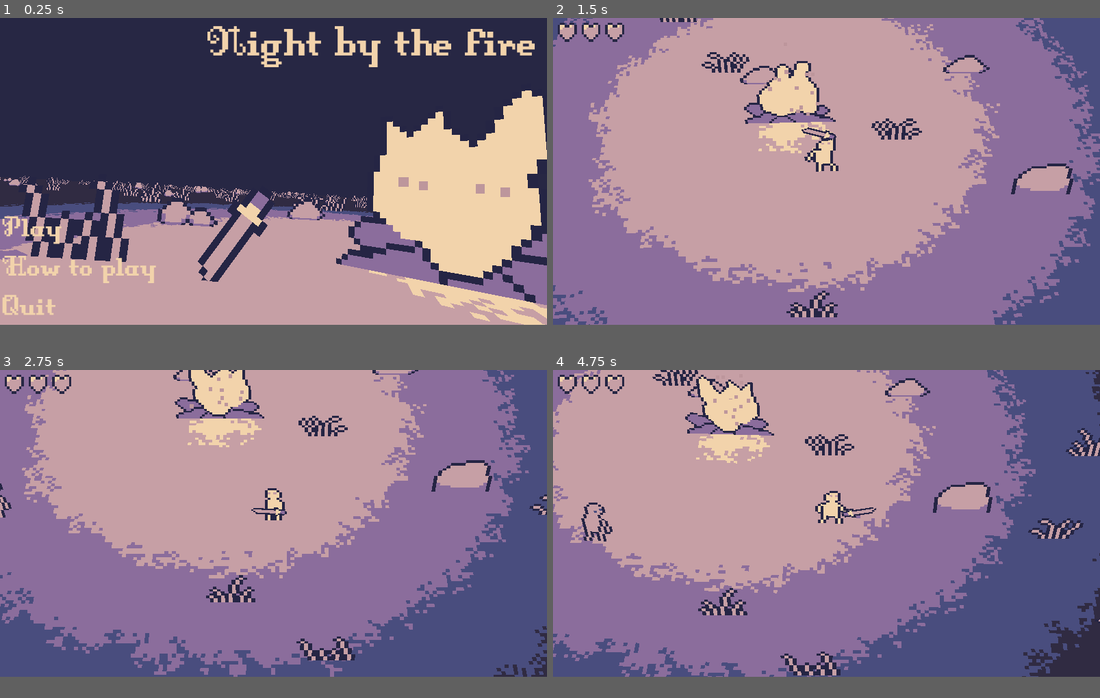
Above: before the commit, frames 1-4 (two rows, left to right).
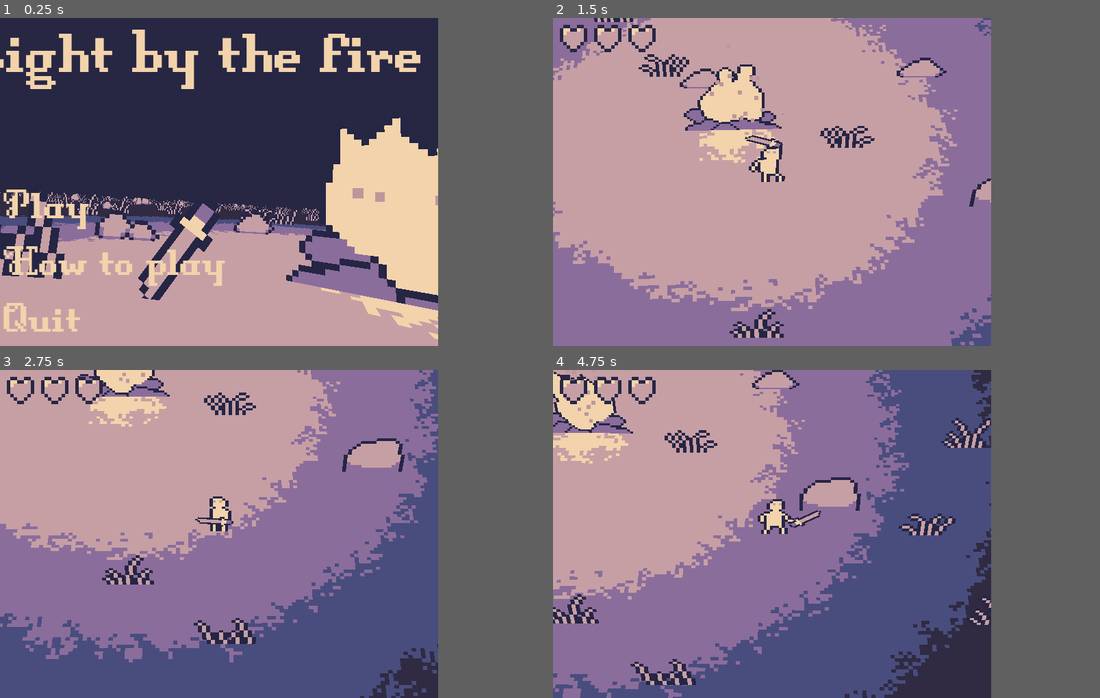
Above: after the commit, the same moments.

Repository: nefrace/night-by-the-fire
Game: Godot game, scene res://Scenes/Menu.tscn
Same seed, same stepped clock (60 frames per second), same inputs: the game is played once before the commit and once after it.
Inputs (mouse positions are in pixels of both pictures, inside the frame that each line leads up to):
- Up to frame 1 (0.25 s): no input
- Up to frame 2 (1.5 s): click "Play" at 0.5 s; move the mouse to (946, 155) at 1.27 s; hold D (move_right) from 1.28 s (still down); right-click (946, 155) at 1.35 s
- Up to frame 3 (2.75 s): click (393, 507) at 1.55 s; move the mouse to (164, 537) at 2.02 s; release D (move_right) at 2.03 s; hold S (move_down) from 2.03 s (still down); click (164, 537) at 2.1 s; right-click (164, 537) at 2.3 s
- Up to frame 4 (4.75 s): move the mouse to (881, 455) at 2.77 s; release S (move_down) at 2.78 s; hold D (move_right) 2.78-3.53 s; right-click (881, 455) at 2.85 s; click (881, 455) at 3.05 s; move the mouse to (799, 583) at 3.52 s; hold W (move_up) 3.53-4.28 s; click (799, 583) at 3.6 s; right-click (799, 583) at 3.8 s; move the mouse to (990, 570) at 4.27 s; hold A (move_left) from 4.28 s (still down); right-click (990, 570) at 4.35 s; click (990, 570) at 4.55 s
The window is 799x449 before the commit and 640x480 after it. Grey fills any space a smaller window leaves; there, only what the larger window draws over its background counts as a difference.

The runs differ from the first frame. In frame 1, 31% of the frame differs, in the area x 0-100%, y 0-98%; in frame 2, 33%; in frame 3, 42%; in frame 4, 53%, in the area x 0-100%, y 0-100%.

Commit message:
Added hitboxes for better hits

Diff:
--- a/Entities/Enemies/Demon/Demon.gd
+++ b/Entities/Enemies/Demon/Demon.gd
@@ -44,9 +44,9 @@
 	var diff := plr.global_position - global_position
 	$Sprite3D.flip_h = diff.x < 0
 
-	if !is_stunned:
-		velocity.x = move_toward(velocity.x, 0, 2 * delta)
-		velocity.z = move_toward(velocity.z, 0, 2 * delta)
+	if is_on_floor():
+		velocity.x = move_toward(velocity.x, 0, 5.0 * delta)
+		velocity.z = move_toward(velocity.z, 0, 5.0 * delta)
 	set_collision_layer_value(2, !is_teleporting)
 	super._physics_process(delta)
 
--- a/Entities/Enemies/Demon/Demon.tscn
+++ b/Entities/Enemies/Demon/Demon.tscn
@@ -6,7 +6,7 @@
 
 [sub_resource type="CylinderShape3D" id="CylinderShape3D_5lx7f"]
 height = 0.699853
-radius = 0.161894
+radius = 0.173475
 
 [sub_resource type="Animation" id="Animation_xlc0e"]
 length = 0.001
@@ -222,7 +222,9 @@
 transitions = ["Start", "idle", SubResource("AnimationNodeStateMachineTransition_mlqp7"), "idle", "teleport_out", SubRe …(374 unchanged characters)…
 graph_offset = Vector2(198, -41)
 
-[sub_resource type="AnimationNodeStateMachinePlayback" id="AnimationNodeStateMachinePlayback_cj0j5"]
+[sub_resource type="CylinderShape3D" id="CylinderShape3D_n3q1k"]
+height = 0.801
+radius = 0.31
 
 [node name="Enemy" type="CharacterBody3D" groups=["demon", "enemy"]]
 collision_layer = 3
@@ -251,7 +253,16 @@
 [node name="AnimationTree" type="AnimationTree" parent="."]
 tree_root = SubResource("AnimationNodeStateMachine_nnckl")
 anim_player = NodePath("../AnimationPlayer")
-parameters/playback = SubResource("AnimationNodeStateMachinePlayback_cj0j5")
 
 [node name="AttackSound" type="AudioStreamPlayer" parent="."]
 stream = ExtResource("3_rsohf")
+
+[node name="HitArea" type="Area3D" parent="."]
+collision_layer = 16
+collision_mask = 16
+input_ray_pickable = false
+monitoring = false
+
+[node name="CollisionShape3D" type="CollisionShape3D" parent="HitArea"]
+transform = Transform3D(1, 0, 0, 0, 1, 0, 0, 0, 1, 0, 0.379158, 0)
+shape = SubResource("CylinderShape3D_n3q1k")
--- a/Entities/Enemies/Zombie/Zombie.tscn
+++ b/Entities/Enemies/Zombie/Zombie.tscn
@@ -6,7 +6,7 @@
 
 [sub_resource type="CylinderShape3D" id="CylinderShape3D_5lx7f"]
 height = 0.699853
-radius = 0.161894
+radius = 0.129681
 
 [sub_resource type="Animation" id="Animation_xlc0e"]
 length = 0.001
@@ -122,7 +122,9 @@
 states/run/position = Vector2(481, 48)
 transitions = ["Start", "run", SubResource("AnimationNodeStateMachineTransition_yof6h"), "run", "attack", SubResource("AnimationNodeStateMachineTransition_4lmt5"), "attack", "run", SubResource("AnimationNodeStateMachineTransition_b2q2x")]
 
-[sub_resource type="AnimationNodeStateMachinePlayback" id="AnimationNodeStateMachinePlayback_cj0j5"]
+[sub_resource type="CylinderShape3D" id="CylinderShape3D_0jrul"]
+height = 0.801
+radius = 0.31
 
 [node name="Enemy" type="CharacterBody3D" groups=["enemy", "zombie"]]
 collision_layer = 3
@@ -151,7 +153,16 @@
 [node name="AnimationTree" type="AnimationTree" parent="."]
 tree_root = SubResource("AnimationNodeStateMachine_nnckl")
 anim_player = NodePath("../AnimationPlayer")
-parameters/playback = SubResource("AnimationNodeStateMachinePlayback_cj0j5")
 
 [node name="HitSound" type="AudioStreamPlayer" parent="."]
 stream = ExtResource("3_pka8i")
+
+[node name="HitArea" type="Area3D" parent="."]
+collision_layer = 16
+collision_mask = 16
+input_ray_pickable = false
+monitoring = false
+
+[node name="CollisionShape3D" type="CollisionShape3D" parent="HitArea"]
+transform = Transform3D(1, 0, 0, 0, 1, 0, 0, 0, 1, 0, 0.379158, 0)
+shape = SubResource("CylinderShape3D_0jrul")
--- a/Entities/Environment/Campfire/campfire.tscn
+++ b/Entities/Environment/Campfire/campfire.tscn
@@ -2,7 +2,7 @@
 
 [ext_resource type="Texture2D" uid="uid://dhusxv1l3d7aa" path="res://Entities/Environment/Campfire/campfire.png" id="1_2tevx"]
 [ext_resource type="Script" path="res://Entities/Environment/Campfire/campfire.gd" id="1_t81b8"]
-[ext_resource type="Texture2D" uid="uid://chi17u642m4co" path="res://gfx/grad-light.png" id="2_wvyxw"]
+[ext_resource type="Texture2D" uid="uid://chi17u642m4co" path="res://Entities/Environment/Campfire/grad-light.png" id="3_ra6nb"]
 
 [sub_resource type="Animation" id="Animation_u75wt"]
 resource_name = "Fire"
@@ -129,7 +129,7 @@
 double_sided = false
 alpha_cut = 1
 texture_filter = 0
-texture = ExtResource("2_wvyxw")
+texture = ExtResource("3_ra6nb")
 hframes = 3
 frame = 1
 
--- a/Entities/Player/Player.gd
+++ b/Entities/Player/Player.gd
@@ -16,6 +16,7 @@
 
 var gravity = ProjectSettings.get_setting("physics/3d/default_gravity")
 var mouse_direction: Vector3
+var attack_direction: Vector3
 var shoot_timer: float = 0
 var revive_cooldown: float = 0
 var swing_ready: bool = true
@@ -27,11 +28,15 @@
 func update_attack(_delta):
 	if health <= 0:
 		return
+	if is_attacking:
+		return false
 	var pbk : AnimationNodeStateMachinePlayback = animtree.get("parameters/playback")
 	if Input.is_action_just_pressed("attack_low"):
 		pbk.travel("attack-h")
+		attack_direction = mouse_direction
 	if Input.is_action_just_pressed("attack_high") && swing_ready:
 		pbk.travel("attack-v")
+		attack_direction = mouse_direction
 		swing_ready = false
 		await get_tree().create_timer(2).timeout
 		swing_ready = true
@@ -59,7 +64,10 @@
 		velocity.z = move_toward(velocity.z, 0, 10 * delta)
 		animtree.set("parameters/conditions/is_idle", true)
 		animtree.set("parameters/conditions/is_running", false)
-	$Sprite3D.scale.x = -1 if mouse_direction.x < 0 else 1
+	var dir = mouse_direction
+	if is_attacking:
+		dir = attack_direction
+	$Sprite3D.scale.x = -1 if dir.x < 0 else 1
 	$Sprite3D/WeaponPoint.visible = health > 0
 	move_and_slide()
 
@@ -71,20 +79,22 @@
 func attack(damage: int, distance: float, penetration: int, effect_scene: PackedScene):
 	var s: Node3D = effect_scene.instantiate()
 	add_child(s)
-	s.rotation.y = -mouse_direction.signed_angle_to(Vector3.FORWARD, Vector3.UP)+PI/2
+	s.rotation.y = -attack_direction.signed_angle_to(Vector3.FORWARD, Vector3.UP)+PI/2
 	var space_state := get_world_3d().direct_space_state
-	var query := PhysicsRayQueryParameters3D.create(global_position, global_position + mouse_direction*distance, 2)
+	var query := PhysicsRayQueryParameters3D.create(global_position, global_position + attack_direction*distance, 16)
+	query.collide_with_areas = true
+	query.collide_with_bodies = false
 	query.exclude = []
 	var excludes = []
 	var didHit = false
 	for i in range(penetration):
 		var result := space_state.intersect_ray(query)
 		if result:
-			var e := result["collider"] as BasicEnemy
+			var e := result["collider"].get_parent() as BasicEnemy
 			if e != null:
 				didHit = true
 				e.take_damage(damage)
-				excludes.push_back(e.get_rid())
+				excludes.push_back(result["collider"].get_rid())
 				query.exclude = excludes
 	if didHit:
 		$HitSound.play()
--- a/Entities/Player/player.tscn
+++ b/Entities/Player/player.tscn
@@ -11,6 +11,45 @@
 [ext_resource type="AudioStream" uid="uid://d0x5fndx0xnh0" path="res://audio/swing_ready.wav" id="8_b0hwo"]
 [ext_resource type="AudioStream" uid="uid://cx76sfugtvkub" path="res://audio/gameover.wav" id="10_6w6cl"]
 
+[sub_resource type="Animation" id="Animation_ww3x3"]
+length = 0.001
+tracks/0/type = "value"
+tracks/0/imported = false
+tracks/0/enabled = true
+tracks/0/path = NodePath(".:scale")
+tracks/0/interp = 1
+tracks/0/loop_wrap = true
+tracks/0/keys = {
+"times": PackedFloat32Array(0),
+"transitions": PackedFloat32Array(1),
+"update": 0,
+"values": [Vector3(0, 0, 0)]
+}
+tracks/1/type = "value"
+tracks/1/imported = false
+tracks/1/enabled = true
+tracks/1/path = NodePath(".:rotation")
+tracks/1/interp = 1
+tracks/1/loop_wrap = true
+tracks/1/keys = {
+"times": PackedFloat32Array(0),
+"transitions": PackedFloat32Array(1),
+"update": 0,
+"values": [Vector3(0, 0, 0.42867)]
+}
+tracks/2/type = "value"
+tracks/2/imported = false
+tracks/2/enabled = true
+tracks/2/path = NodePath("SwingReady:playing")
+tracks/2/interp = 1
+tracks/2/loop_wrap = true
+tracks/2/keys = {
+"times": PackedFloat32Array(0),
+"transitions": PackedFloat32Array(1),
+"update": 1,
+"values": [false]
+}
+
 [sub_resource type="Animation" id="Animation_4akv5"]
 resource_name = "start"
 tracks/0/type = "value"
@@ -48,45 +87,6 @@
 "transitions": PackedFloat32Array(1),
 "update": 1,
 "values": [true]
-}
-
-[sub_resource type="Animation" id="Animation_ww3x3"]
-length = 0.001
-tracks/0/type = "value"
-tracks/0/imported = false
-tracks/0/enabled = true
-tracks/0/path = NodePath(".:scale")
-tracks/0/interp = 1
-tracks/0/loop_wrap = true
-tracks/0/keys = {
-"times": PackedFloat32Array(0),
-"transitions": PackedFloat32Array(1),
-"update": 0,
-"values": [Vector3(0, 0, 0)]
-}
-tracks/1/type = "value"
-tracks/1/imported = false
-tracks/1/enabled = true
-tracks/1/path = NodePath(".:rotation")
-tracks/1/interp = 1
-tracks/1/loop_wrap = true
-tracks/1/keys = {
-"times": PackedFloat32Array(0),
-"transitions": PackedFloat32Array(1),
-"update": 0,
-"values": [Vector3(0, 0, 0.42867)]
-}
-tracks/2/type = "value"
-tracks/2/imported = false
-tracks/2/enabled = true
-tracks/2/path = NodePath("SwingReady:playing")
-tracks/2/interp = 1
-tracks/2/loop_wrap = true
-tracks/2/keys = {
-"times": PackedFloat32Array(0),
-"transitions": PackedFloat32Array(1),
-"update": 1,
-"values": [false]
 }
 
 [sub_resource type="AnimationLibrary" id="AnimationLibrary_1tyru"]
@@ -482,8 +482,6 @@
 states/run/position = Vector2(428, 47)
 transitions = ["Start", "idle", SubResource("AnimationNodeStateMachineTransition_efg3y"), "idle", "run", SubResource("A …(582 unchanged characters)…
 
-[sub_resource type="AnimationNodeStateMachinePlayback" id="AnimationNodeStateMachinePlayback_pl4wp"]
-
 [sub_resource type="CylinderShape3D" id="CylinderShape3D_oeqsa"]
 height = 1.03842
 radius = 0.250614
@@ -546,7 +544,6 @@
 anim_player = NodePath("../AnimationPlayer")
 active = true
 process_callback = 0
-parameters/playback = SubResource("AnimationNodeStateMachinePlayback_pl4wp")
 parameters/conditions/is_idle = false
 parameters/conditions/is_running = false
 
--- a/gfx/floorr.tres
+++ b/gfx/floorr.tres
@@ -1,4 +1,5 @@
 [gd_resource type="StandardMaterial3D" format=3 uid="uid://iogxsc8qjgr4"]
 
 [resource]
+shading_mode = 0
 albedo_color = Color(0.192157, 0.172549, 0.258824, 1)
--- a/project.godot
+++ b/project.godot
@@ -12,12 +12,15 @@
 
 config/name="Night By The Fire"
 run/main_scene="res://Scenes/Menu.tscn"
-config/features=PackedStringArray("4.0", "Forward Plus")
+config/features=PackedStringArray("4.1", "Forward Plus")
 config/icon="res://icon.svg"
 
 [display]
 
+window/size/viewport_width=640
+window/size/viewport_height=480
 window/size/mode=3
+window/stretch/mode="viewport"
 
 [editor]
 
@@ -65,19 +68,27 @@
 }
 shoot={
 "deadzone": 0.5,
-"events": [Object(InputEventMouseButton,"resource_local_to_s …(211 unchanged characters)… 209, 55),"factor":1.0,"button_index":1,"pressed":true,"double_click":false,"script":null)
+"events": [Object(InputEventMouseButton,"resource_local_to_s …(211 unchanged characters)… 209, 55),"factor":1.0,"button_index":1,"canceled":false,"pressed":true,"double_click":false,"script":null)
 ]
 }
 attack_low={
 "deadzone": 0.5,
-"events": [Object(InputEventMouseButton,"resource_local_to_s …(211 unchanged characters)… 131, 58),"factor":1.0,"button_index":1,"pressed":true,"double_click":false,"script":null)
+"events": [Object(InputEventMouseButton,"resource_local_to_s …(211 unchanged characters)… 131, 58),"factor":1.0,"button_index":1,"canceled":false,"pressed":true,"double_click":false,"script":null)
 ]
 }
 attack_high={
 "deadzone": 0.5,
-"events": [Object(InputEventMouseButton,"resource_local_to_s …(209 unchanged characters)… 100, 44),"factor":1.0,"button_index":2,"pressed":true,"double_click":false,"script":null)
+"events": [Object(InputEventMouseButton,"resource_local_to_s …(209 unchanged characters)… 100, 44),"factor":1.0,"button_index":2,"canceled":false,"pressed":true,"double_click":false,"script":null)
 ]
 }
+
+[layer_names]
+
+3d_physics/layer_1="Solid"
+3d_physics/layer_2="Enemy"
+3d_physics/layer_3="Player"
+3d_physics/layer_4="Pickups"
+3d_physics/layer_5="EnemyHitbox"
 
 [rendering]
 
Renamed: gfx/grad-light.png -> Entities/Environment/Campfire/grad-light.png
Not shown, changed: Entities/Environment/Campfire/grad-light.png.import
Not shown: 1 places in Entities/Player/player.tscn that only renumber resources
